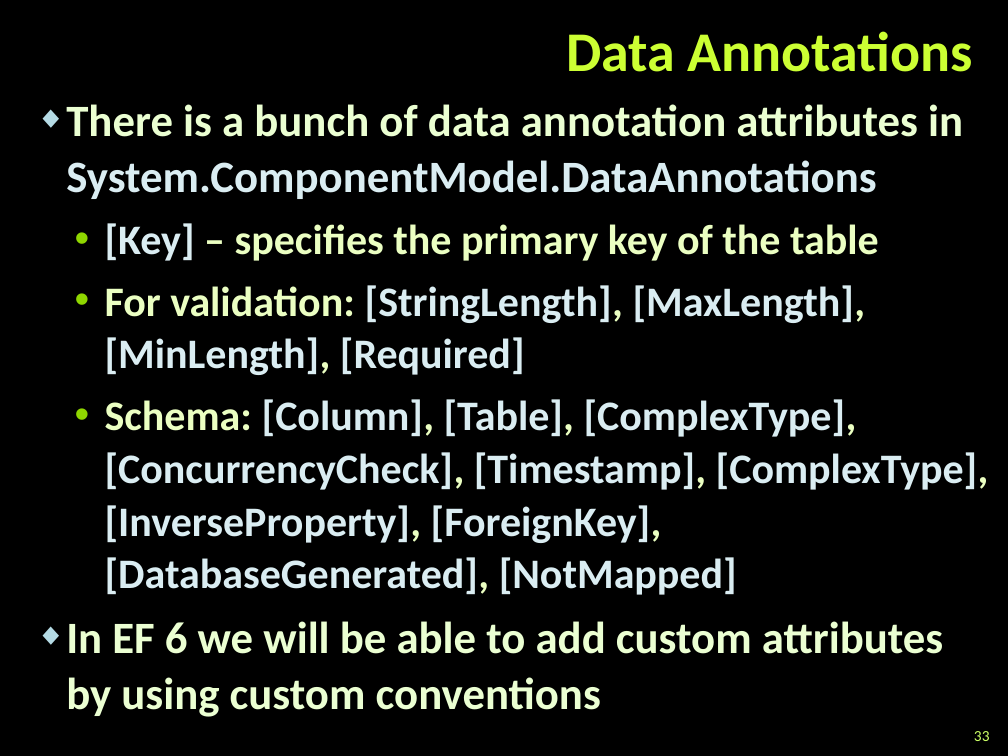
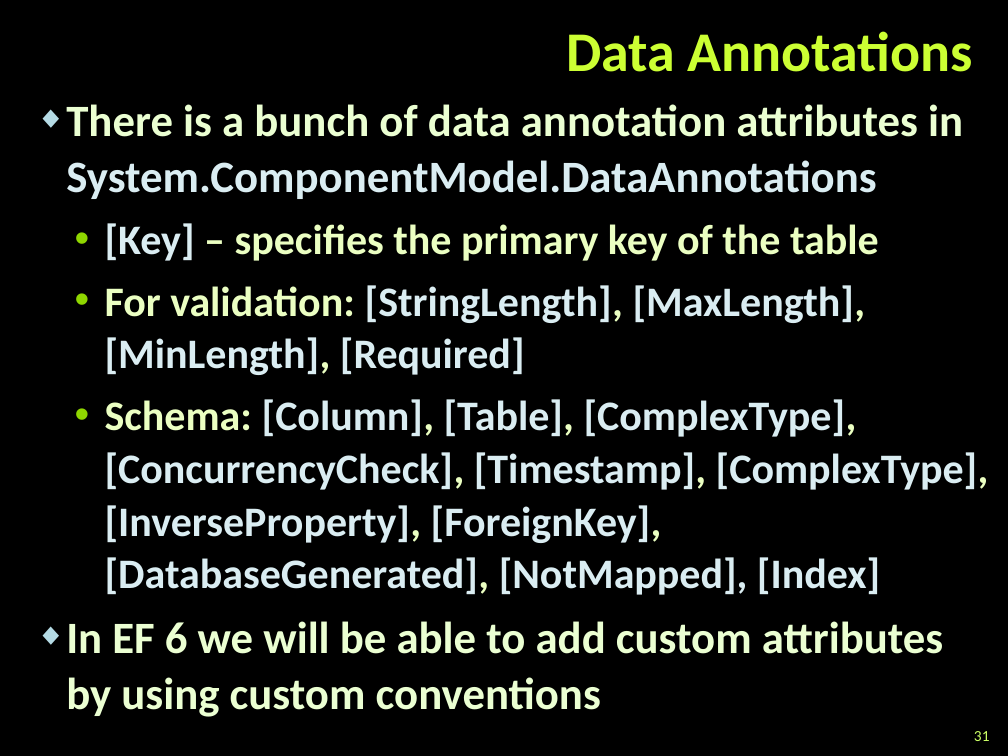
Before and after one commit to martin-nikolov/Telerik-Academy, a slide deck: slide 31 of Databases/10. Entity Framework Code First/Entity-Framework-Code-First.pptx (slide 33 before the commit). Drawn at 1008x756 pixels with LibreOffice and Linux fonts; fonts in the diff are those of the drawing; background and template pictures are left out. Boxes give left, top, right and bottom in pixels: in the first picture for what was removed or moved away, otherwise in the second. Text is boxed around its words. In the diff, an @@ line names an element or a change of style, - is before the commit and + after.

```diff
--- a/Databases/10. Entity Framework Code First/Entity-Framework-Code-First.pptx
+++ b/Databases/10. Entity Framework Code First/Entity-Framework-Code-First.pptx
@@ text at (105, 399, 989, 595): text changed @@
-  • Schema: [Column], [Table], [ComplexType], [ConcurrencyCheck], [Timestamp], [ComplexType], [InverseProperty], [ForeignKey], [DatabaseGenerated], [NotMapped]
+  • Schema: [Column], [Table], [ComplexType], [ConcurrencyCheck], [Timestamp], [ComplexType], [InverseProperty], [ForeignKey], [DatabaseGenerated], [NotMapped], [Index]
@@ page number at (974, 731, 990, 741): text changed @@
-33
+31
```
Also in this commit, not shown: 3 other slides changed, 6 slides added, 2 slides removed, 3 other files.
